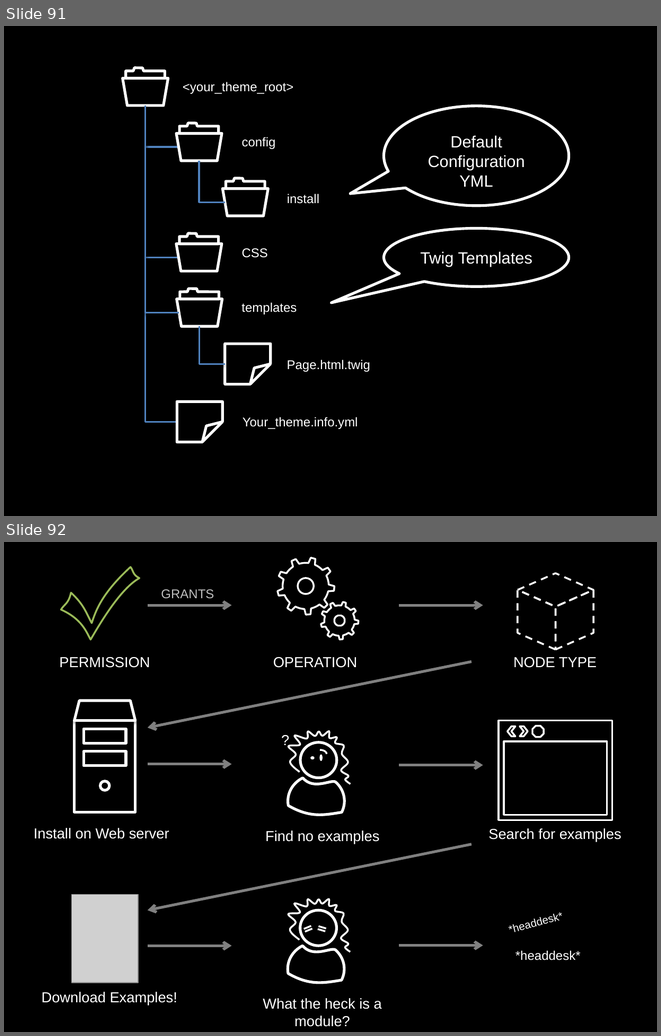
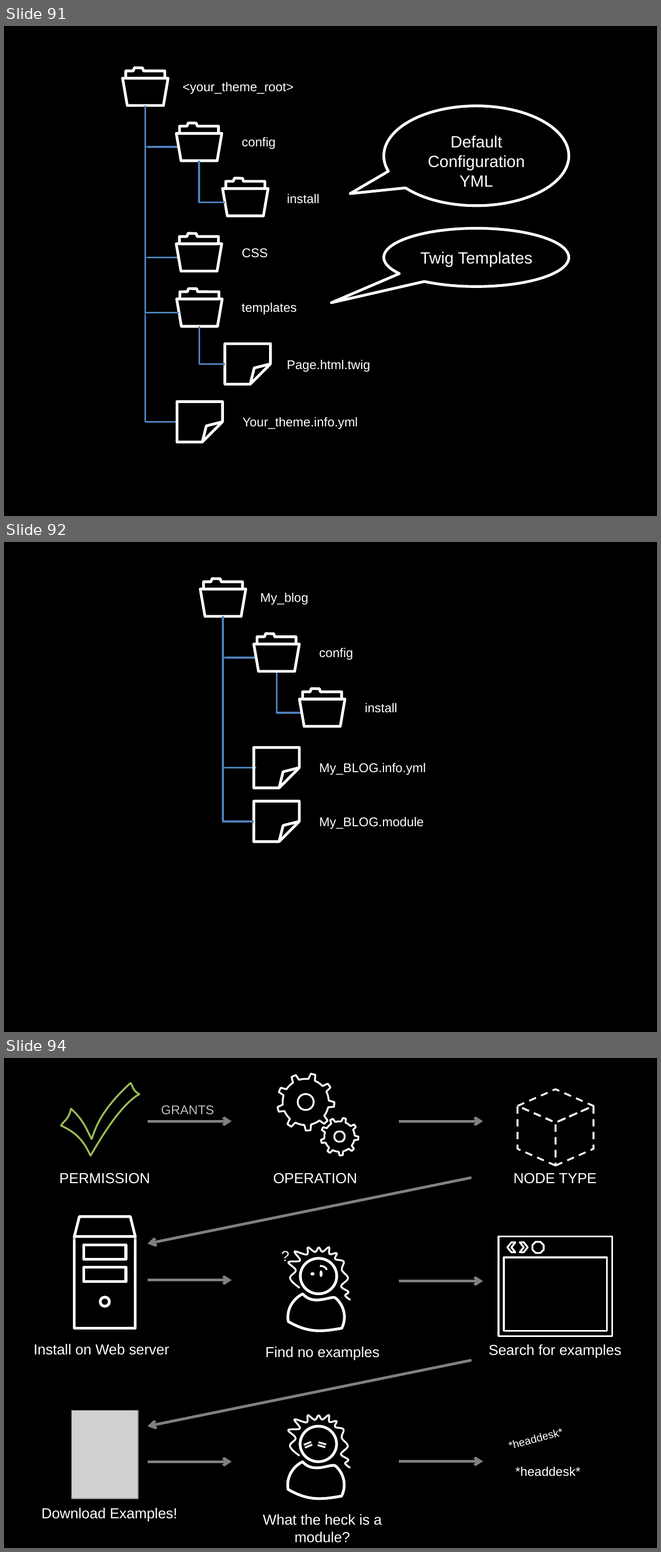
Before and after one commit to raysaltini/handsOnD8SiteBuilder, a slide deck: src/handsOnD8SiteBuilder.pptx. Shown one above the other, each under a label of ours: slides 91 and 92 before the commit, slides 91, 92 and 94 after it; the slides between them are not shown. The pictures are 661x1036 and 661x1552 pixels, drawn with LibreOffice and Linux fonts; fonts in the diff are those of the drawing; grey boxes stand for pictures. Boxes give left, top, right and bottom in pixels: in the first picture for what was removed or moved away, otherwise in the second. Text is boxed around its words. In the diff, an @@ line names an element or a change of style, - is before the commit and + after.

```diff
--- a/src/handsOnD8SiteBuilder.pptx
+++ b/src/handsOnD8SiteBuilder.pptx
@@ slide 92 added at [4, 542, 657, 1032], background #000000 @@
@@ trapezoid added at [201, 589, 246, 616], outline #FFFFFF 3 pt @@
@@ freeform shape added at [203, 579, 242, 589], outline #FFFFFF 3 pt @@
@@ text added at [260, 592, 308, 605], 14 pt, text #FFFFFF @@
+My_blog
@@ elbow line added from (223, 616) to (256, 658), #4F81BD 2 pt @@
@@ elbow line added from (223, 616) to (256, 767), #4F81BD 2 pt @@
@@ elbow line added from (223, 616) to (254, 821), #4F81BD 2 pt @@
@@ freeform shape added at [257, 633, 296, 644], outline #FFFFFF 3 pt @@
@@ trapezoid added at [254, 644, 299, 671], outline #FFFFFF 3 pt @@
@@ text added at [319, 647, 353, 660], 14 pt, text #FFFFFF @@
+config
@@ elbow line added from (276, 671) to (302, 713), #4F81BD 2 pt @@
@@ trapezoid added at [299, 699, 345, 726], outline #FFFFFF 3 pt @@
@@ freeform shape added at [302, 688, 342, 699], outline #FFFFFF 3 pt @@
@@ text added at [365, 703, 397, 713], 14 pt, text #FFFFFF @@
+install
@@ folded corner added at [254, 748, 299, 788], outline #FFFFFF 3 pt @@
@@ text added at [319, 762, 426, 775], 14 pt, text #FFFFFF @@
+My_BLOG.info.yml
@@ folded corner added at [254, 801, 299, 841], outline #FFFFFF 3 pt @@
@@ text added at [319, 817, 424, 829], 14 pt, text #FFFFFF @@
+My_BLOG.module
@@ what was slide 92 is now slide 94 @@
```
Also in this commit, not shown: 1 other slide added, 5 other files.
